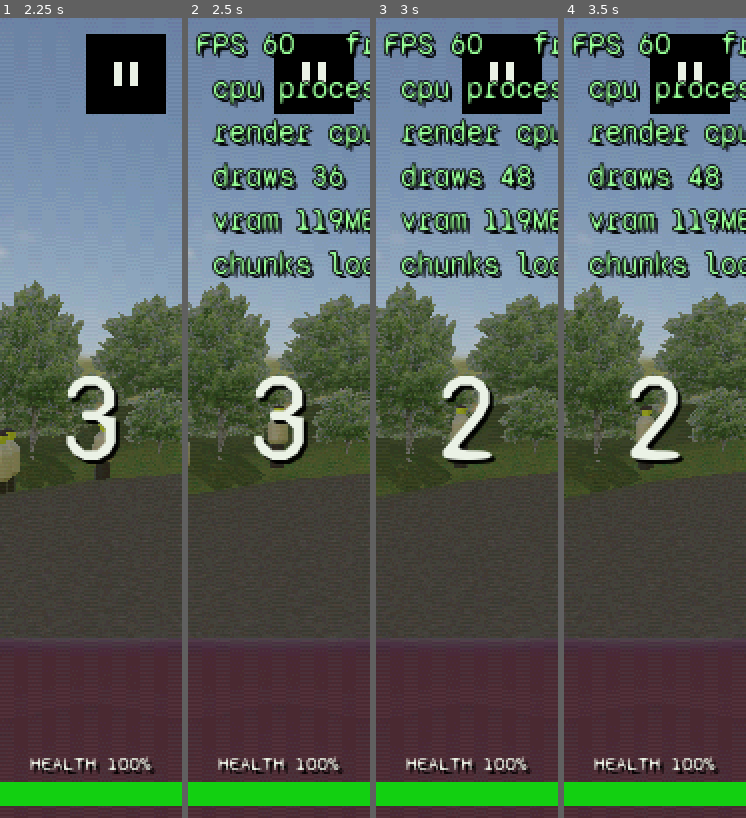
Above: before the commit, frames 1-4 (left to right).
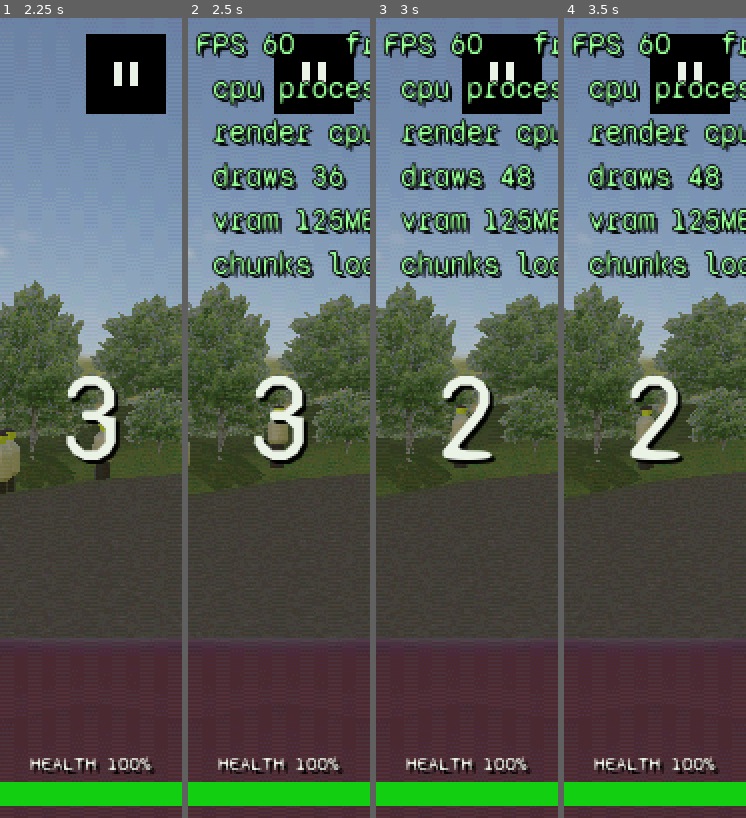
Above: after the commit, the same moments.

Repository: felixxwu/TAPPA
Game: Godot game, scene res://main.tscn
Same seed, same stepped clock (60 frames per second), same inputs: the game is played once before the commit and once after it. This scene is started directly instead of the project's main scene.
Inputs (mouse positions are in pixels of both pictures, inside the frame that each line leads up to):
- Up to frame 1 (2.25 s): tap Enter (menu_select) at 0.5 s; move the mouse to (131, 378) at 0.52 s; hold Right (menu_right) 0.53-1.25 s; tap C (cycle_camera) at 0.6 s; click (131, 378) at 0.67 s; drag from (54, 458) to (81, 578) at 1.27 s; move the mouse to (109, 242) at 2.02 s; hold Right (menu_right) from 2.03 s (still down); tap P (toggle_perf_overlay) at 2.1 s
- Up to frame 2 (2.5 s): keep holding Right (menu_right)
- Up to frame 3 (3 s): release Right (menu_right) at 2.75 s; drag from (457, 578) to (412, 298) at 2.77 s
- Up to frame 4 (3.5 s): no input

Frame 1 is identical in both runs. In frame 2, 0.4% of the frame differs, in the area x 68-87%, y 23-27%; in frame 3, 0.4%; in frame 4, 0.4%.

Commit message:
Add XJS to game

Diff:
--- a/car.tscn
+++ b/car.tscn
@@ -11,6 +11,7 @@
 [ext_resource type="PackedScene" path="res://blender/charger/charger.glb" id="9_chargermodel"]
 [ext_resource type="PackedScene" uid="uid://hyqe7s0wpuhw" path="res://blender/thebeast/mrbeast.glb" id="10_beastmodel"]
 [ext_resource type="PackedScene" path="res://blender/911/911.glb" id="11_911model"]
+[ext_resource type="PackedScene" path="res://blender/xjs/xjs.glb" id="12_xjsmodel"]
 
 [sub_resource type="BoxMesh" id="mesh_chassis"]
 size = Vector3(1.6, 0.5, 3)
@@ -88,6 +89,10 @@
 transform = Transform3D(0, 0, -1, 0, 1, 0, 1, 0, 0, 0, -0.5, 0)
 visible = false
 
+[node name="XjsBody" parent="." instance=ExtResource("12_xjsmodel")]
+transform = Transform3D(1, 0, 0, 0, 1, 0, 0, 0, 1, 0, -0.5, 0)
+visible = false
+
 [node name="CollisionShape3D" type="CollisionShape3D" parent="."]
 shape = SubResource("shape_chassis")
 
--- a/scripts/car.gd
+++ b/scripts/car.gd
@@ -1514,7 +1514,7 @@
 # Idempotent: the material is built once per mesh.
 # Names of the authored glb body nodes in car.tscn (hidden unless a spec selects one).
 func _model_node_names() -> PackedStringArray:
-	return PackedStringArray(["Mx5Body", "FocusBody", "TwingoBody", "ActyBody", "ChargerBody", "TheBeastBody", "Porsche911Body"])
+	return PackedStringArray(["Mx5Body", "FocusBody", "TwingoBody", "ActyBody", "ChargerBody", "TheBeastBody", "Porsche911Body", "XjsBody"])
 
 
 func _apply_model_material(model: Node3D, texture: Texture2D) -> void:
--- a/scripts/car_library.gd
+++ b/scripts/car_library.gd
@@ -242,10 +242,16 @@
 		"brake_bias": 0.25,  # front share of foot-brake torque (nose-heavy RWD GT)
 		"drive_mode": RWD, "drag": 0, "downforce_rear": 0, "steer_assist_torque": 0,
 		"bonnet_cam_offset": Vector3.ZERO,  # local-space nudge for the hood cam; tweak per body
-		"body": Vector3(1.79, 0.50, 4.87), "cabin": Vector3(1.45, 0.48, 1.70),
-		"cabin_z": 0.30, "track": 1.50, "wheelbase": 2.59,
+		"body": Vector3(1.59, 0.50, 4.87), "cabin": Vector3(1.45, 0.48, 1.70),
+		"cabin_z": 0.30, "track": 1.60, "wheelbase": 2.68,
 		"wheel_radius": 0.33, "wheel_width_front": 0.215, "wheel_width_rear": 0.235,  # 215/235 mild stagger
-		"suspension_travel": 0.42, "suspension_stiffness": 12.0,  # soft long-legged GT
+		"suspension_travel": 0.3, "suspension_stiffness": 12.0,  # soft long-legged GT
+		# Renders blender/xjs/xjs.glb (Car/XjsBody) with its baked texture; see
+		# car.gd apply_car(). Wheels use its own wheel.png.
+		"use_model": true,
+		"model_node": "XjsBody",
+		"model_texture": "res://blender/xjs/texture.png",
+		"wheel_texture": "res://blender/xjs/wheel.png",
 	},
 	{
 		"name": "The Beast",  # 1972 John Dodd: ~5.9 m one-off, 27 L Rolls-Royce Merlin V12, RWD
--- a/tests/headless/test_car.gd
+++ b/tests/headless/test_car.gd
@@ -747,8 +747,8 @@
 
 
 func test_modelless_car_gets_blank_wheel_texture() -> void:
-	# xjs has no wheel_texture spec -> blank dark disc, NOT the mx5 photo.
-	_car.apply_car(CarLibrary.index_of("xjs"))
+	# viper has no wheel_texture spec -> blank dark disc, NOT the mx5 photo.
+	_car.apply_car(CarLibrary.index_of("viper"))
 	var tire := _car.get_node("WheelFL/Visual/Tire") as MeshInstance3D
 	var mat := tire.get_surface_override_material(0) as ShaderMaterial
 	var tex := mat.get_shader_parameter("albedo_texture") as Texture2D
Not shown, added: blender/xjs/texture.png.import
Not shown, added: blender/xjs/wheel.png.import
Not shown, added: blender/xjs/xjs.glb.import
Not shown, added: blender/xjs/xjs.gltf.import
Binary file added: blender/xjs/xjs_texture.png
Not shown, added: blender/xjs/xjs_texture.png.import
Not shown, changed: .DS_Store
Not shown, changed: features/rendering.md
